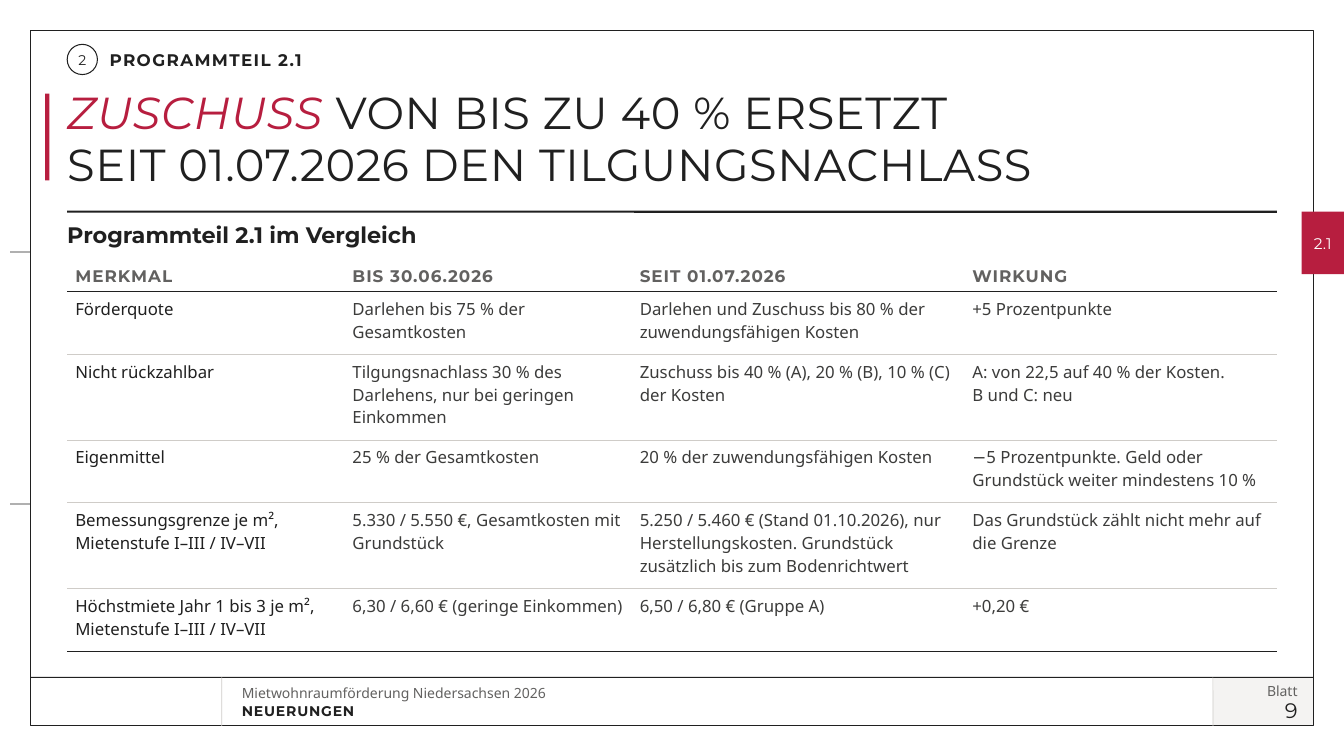
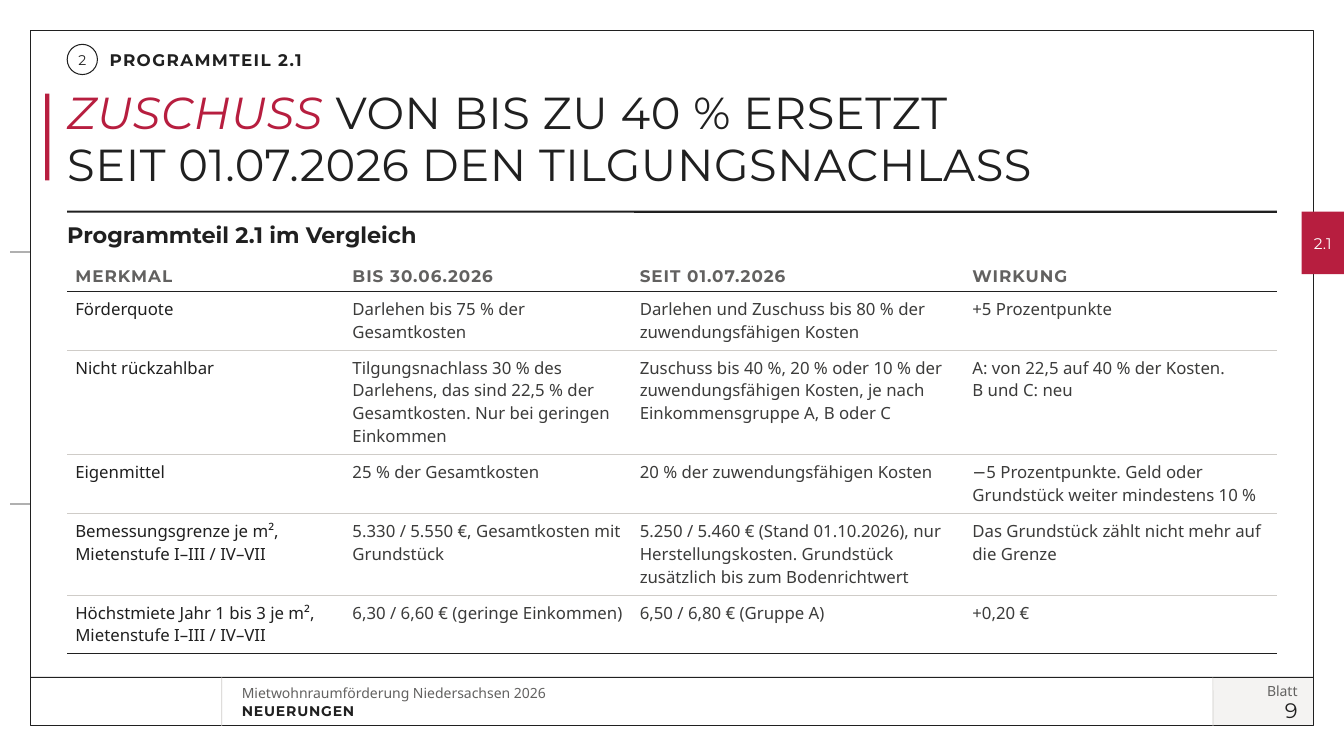
Before and after one commit to vgedaschko/NBank, a slide deck: slide 9 of praesentation/dist/PGN-Mietwohnraumfoerderung-Niedersachsen-2026-Vortrag.pptx. Drawn at 1344x756 pixels with LibreOffice and Linux fonts; fonts in the diff are those of the drawing; background and template pictures are left out. Boxes give left, top, right and bottom in pixels: in the first picture for what was removed or moved away, otherwise in the second. Text is boxed around its words. In the diff, an @@ line names an element or a change of style, - is before the commit and + after.

```diff
--- a/praesentation/dist/PGN-Mietwohnraumfoerderung-Niedersachsen-2026-Vortrag.pptx
+++ b/praesentation/dist/PGN-Mietwohnraumfoerderung-Niedersachsen-2026-Vortrag.pptx
@@ table at box(68, 258, 1277, 650) @@
-row 3, column 2: Tilgungsnachlass 30 % des Darlehens, nur bei geringen Einkommen
+row 3, column 2: Tilgungsnachlass 30 % des Darlehens, das sind 22,5 % der Gesamtkosten. Nur bei geringen Einkommen
-row 3, column 3: Zuschuss bis 40 % (A), 20 % (B), 10 % (C) der Kosten
+row 3, column 3: Zuschuss bis 40 %, 20 % oder 10 % der zuwendungsfähigen Kosten, je nach Einkommensgruppe A, B oder C
```
Also in this commit, not shown: 18 other slides changed, 4 slides added, 6 slides removed, 44 other files.
